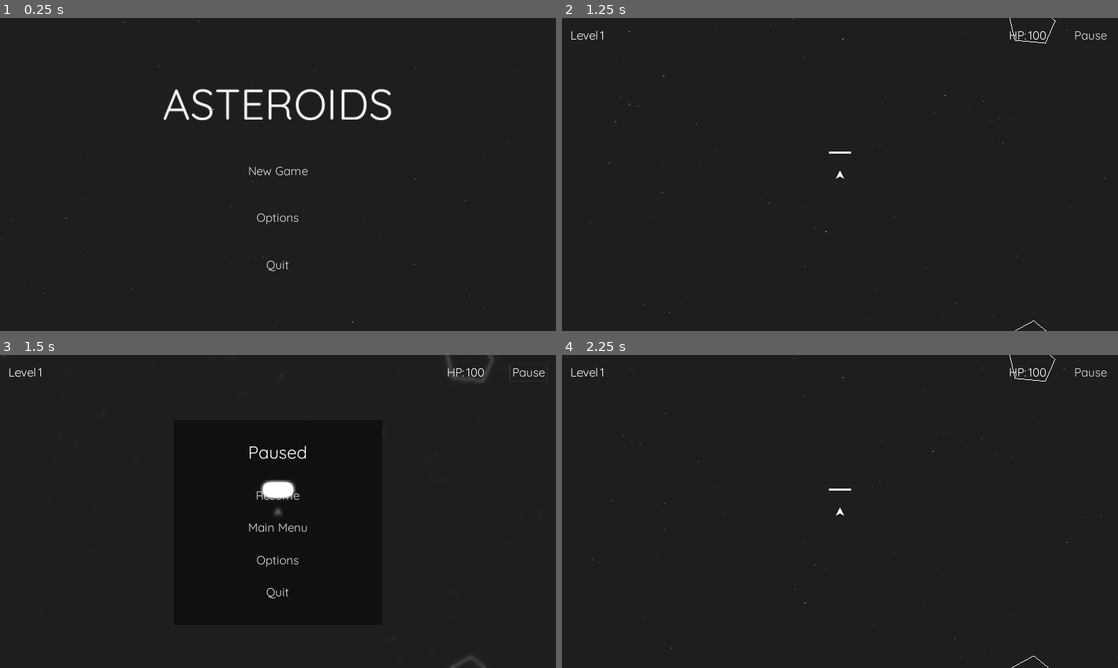
Above: before the commit, frames 1-4 (two rows, left to right).
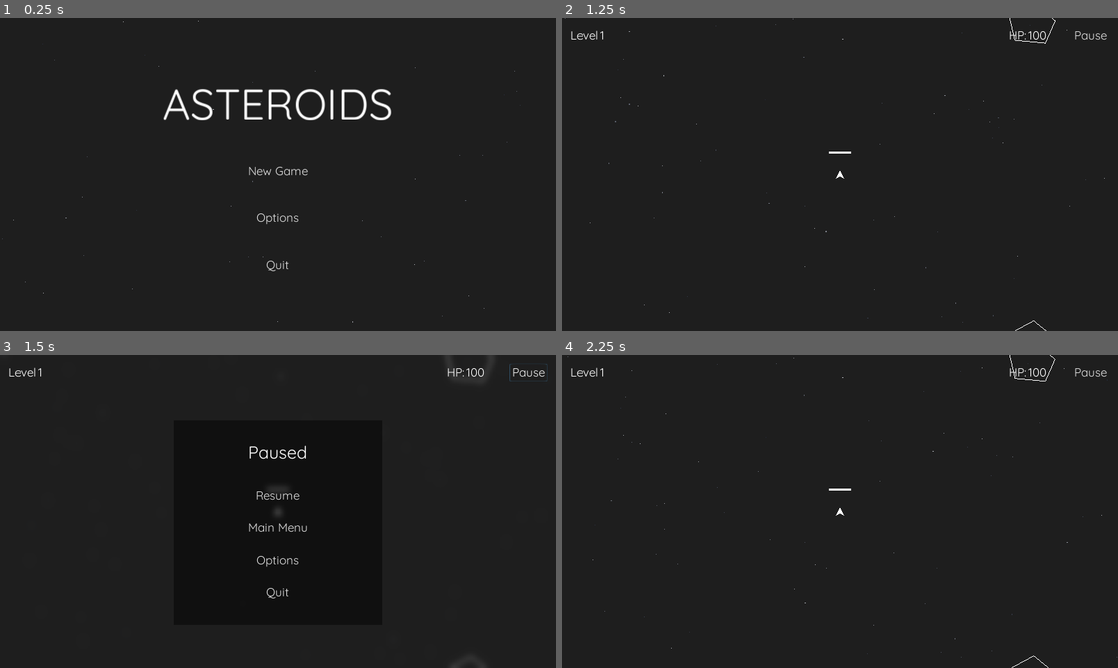
Above: after the commit, the same moments.

Repository: raccone/Asteroids
Game: Godot game, scene res://MainScene.tscn
Same seed, same stepped clock (60 frames per second), same inputs: the game is played once before the commit and once after it. Sound files missing from this copy of the repository are replaced by a short silence.
Inputs:
- Up to frame 1 (0.25 s): no input
- Up to frame 2 (1.25 s): click "New Game" at 0.5 s
- Up to frame 3 (1.5 s): click "Pause" at 1.25 s
- Up to frame 4 (2.25 s): click "Resume" at 2 s

Frames 1-2 are identical in both runs. In frame 3, 0.4% of the frame differs, in the area x 46-82%, y 39-100%; in frame 4, nothing differs.

Commit message:
Fix Blur
Fixed problem with drawing of blurred background when game is paused.

Diff:
--- a/Asteroids/LifeBar.gd
+++ b/Asteroids/LifeBar.gd
@@ -4,6 +4,11 @@
 
 var screen_w
 var screen_h
+
+var left
+var right
+var white
+var thickness
 
 var borders = {
 	"left": true,
@@ -25,26 +30,30 @@
 	hide()
 	length = get_parent().lifePoints
 	pos = get_parent().global_position
+	left = Vector2(-length/4, -50)
+	right = Vector2(length/4, -50)
+	white = Color(1, 1, 1)
+	thickness = 5
 
 
 func _draw():
-	draw_line(Vector2(-length/4,-50), Vector2(length/4,-50), Color(255, 255, 255), 5)
+	draw_line(left, right, white, thickness)
 	if borders["left"]:
-		draw_line(Vector2(-length/4,-50)+Vector2(screen_w,0), Vector2(length/4,-50)+Vector2(screen_w,0), Color(255, 255, 255), 5)
+		draw_line(left+Vector2(screen_w,0), right+Vector2(screen_w,0), white, thickness)
 	if borders["right"]:
-		draw_line(Vector2(-length/4,-50)+Vector2(-screen_w,0), Vector2(length/4,-50)+Vector2(-screen_w,0), Color(255, 255, 255), 5)
+		draw_line(left+Vector2(-screen_w,0), right+Vector2(-screen_w,0), white, thickness)
 	if borders["top"]:
-		draw_line(Vector2(-length/4,-50)+Vector2(0,screen_h), Vector2(length/4,-50)+Vector2(0,screen_h), Color(255, 255, 255), 5)
+		draw_line(left+Vector2(0,screen_h), right+Vector2(0,screen_h), white, thickness)
 	if borders["bottom"]:
-		draw_line(Vector2(-length/4,-50)+Vector2(0,-screen_h), Vector2(length/4,-50)+Vector2(0,-screen_h), Color(255, 255, 255), 5)
+		draw_line(left+Vector2(0,-screen_h), right+Vector2(0,-screen_h), white, thickness)
 	if borders["left"] and borders["top"]:
-		draw_line(Vector2(-length/4,-50)+Vector2(screen_w,screen_h), Vector2(length/4,-50)+Vector2(screen_w,screen_h), Color(255, 255, 255), 5)
+		draw_line(left+Vector2(screen_w,screen_h), right+Vector2(screen_w,screen_h), white, thickness)
 	if borders["right"] and borders["top"]:
-		draw_line(Vector2(-length/4,-50)+Vector2(-screen_w,screen_h), Vector2(length/4,-50)+Vector2(-screen_w,screen_h), Color(255, 255, 255), 5)
+		draw_line(left+Vector2(-screen_w,screen_h), right+Vector2(-screen_w,screen_h), white, thickness)
 	if borders["left"] and borders["bottom"]:
-		draw_line(Vector2(-length/4,-50)+Vector2(screen_w,-screen_h), Vector2(length/4,-50)+Vector2(screen_w,-screen_h), Color(255, 255, 255), 5)
+		draw_line(left+Vector2(screen_w,-screen_h), right+Vector2(screen_w,-screen_h), white, thickness)
 	if borders["right"] and borders["bottom"]:
-		draw_line(Vector2(-length/4,-50)+Vector2(-screen_w,-screen_h), Vector2(length/4,-50)+Vector2(-screen_w,-screen_h), Color(255, 255, 255), 5)
+		draw_line(left+Vector2(-screen_w,-screen_h), right+Vector2(-screen_w,-screen_h), white, thickness)
 
 
 func _process(delta):
--- a/Asteroids/LifeBar.tscn
+++ b/Asteroids/LifeBar.tscn
@@ -3,25 +3,11 @@
 [ext_resource path="res://LifeBar.gd" type="Script" id=1]
 
 [node name="LifeBar" type="Node2D"]
-
 script = ExtResource( 1 )
 
-[node name="Timer" type="Timer" parent="." index="0"]
+[node name="Timer" type="Timer" parent="."]
+wait_time = 5.0
 
-process_mode = 1
-wait_time = 5.0
-one_shot = false
-autostart = false
-
-[node name="Tween" type="Tween" parent="." index="1"]
-
-repeat = false
-playback_process_mode = 1
-playback_speed = 1.0
-playback/active = false
-playback/repeat = false
-playback/speed = 1.0
-
+[node name="Tween" type="Tween" parent="."]
 [connection signal="show" from="." to="." method="_on_LifeBar_show"]
-
 [connection signal="timeout" from="Timer" to="." method="_on_Timer_timeout"]
--- a/Asteroids/MenuTopBar.tscn
+++ b/Asteroids/MenuTopBar.tscn
@@ -16,7 +16,7 @@
 
 [sub_resource type="ShaderMaterial" id=2]
 shader = SubResource( 1 )
-shader_param/amount = 1.3
+shader_param/amount = 2.0
 
 [sub_resource type="DynamicFont" id=3]
 size = 21
